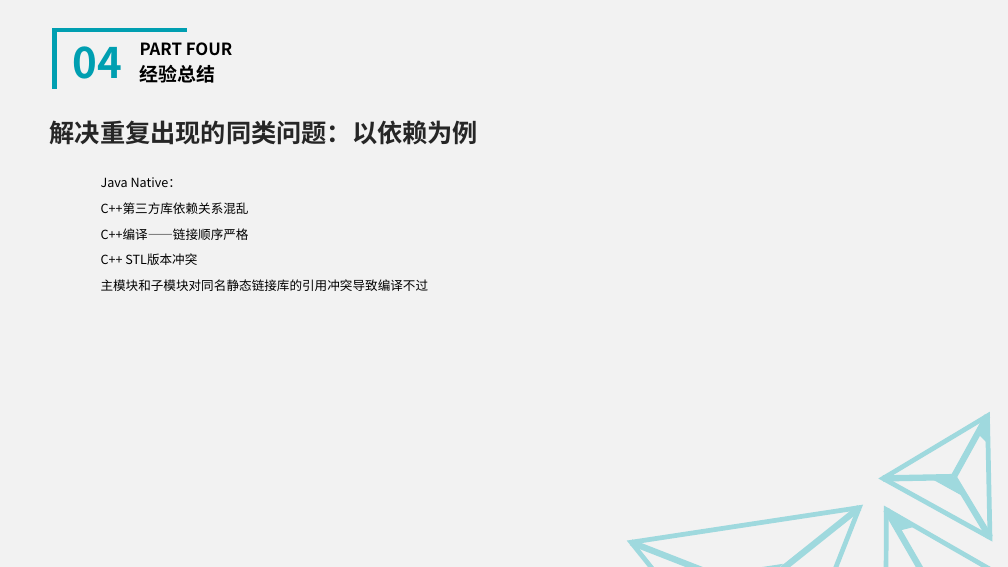
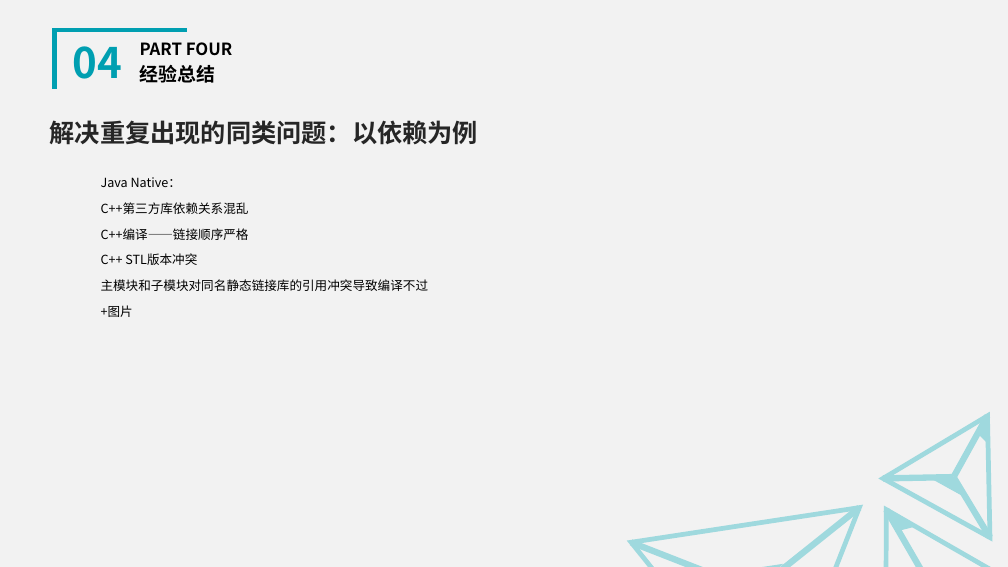
Before and after one commit to Siyuexi/InternNote, a slide deck: slide 17 of Tencent/Gestaltxu实习生答辩.pptx (slide 15 before the commit). Drawn at 1008x567 pixels with LibreOffice and Linux fonts; fonts in the diff are those of the drawing. Boxes give left, top, right and bottom in pixels: in the first picture for what was removed or moved away, otherwise in the second. Text is boxed around its words. In the diff, an @@ line names an element or a change of style, - is before the commit and + after.

```diff
--- a/Tencent/Gestaltxu实习生答辩.pptx
+++ b/Tencent/Gestaltxu实习生答辩.pptx
@@ text at bbox=[101, 305, 133, 317]: paragraph added @@
++图片
```
Also in this commit, not shown: 6 other slides changed, 4 slides added, 8 other files.
